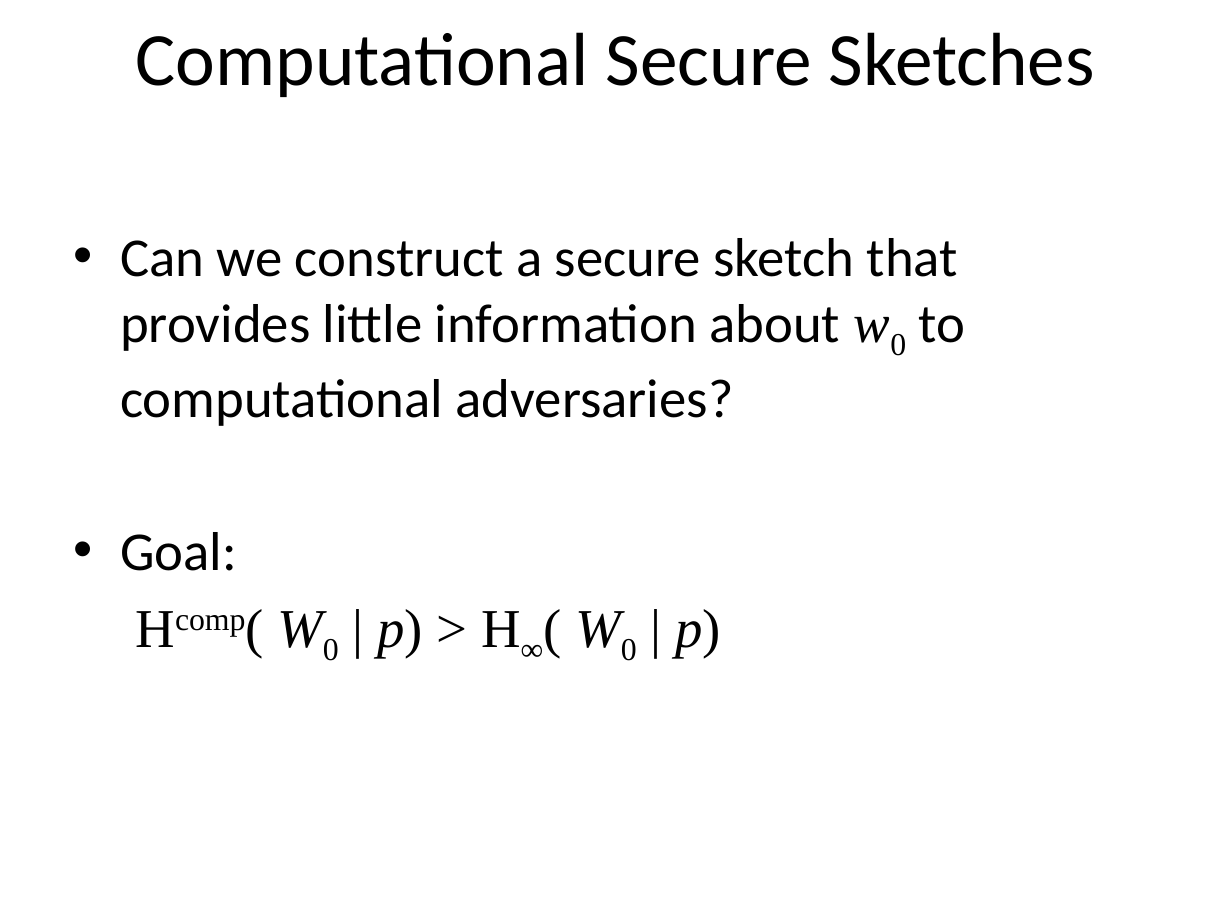
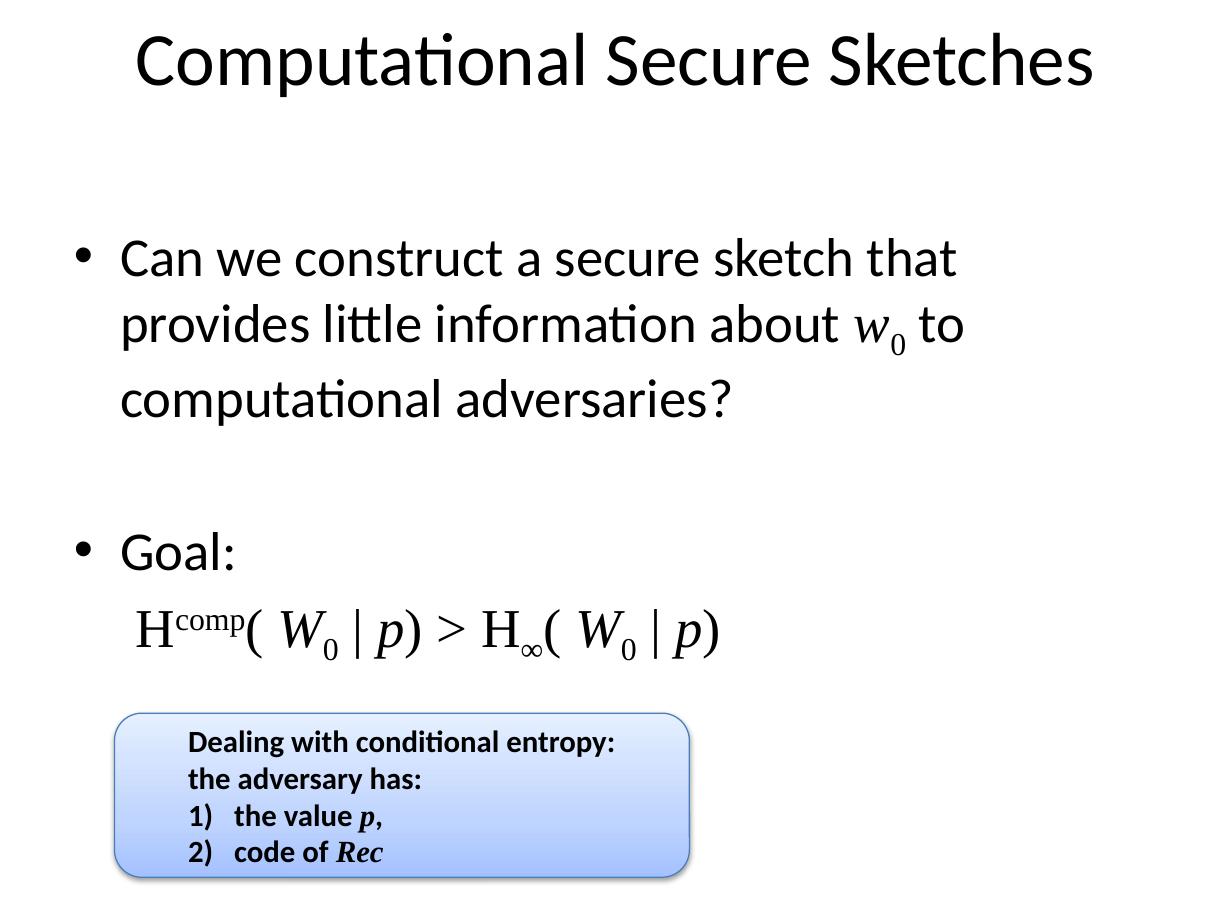
Before and after one commit to xianruimeng/comp-fuzzy-ext, a slide deck: slide 13 of ComputationalFuzzyExtractors.pptx. Drawn at 1232x924 pixels with LibreOffice and Linux fonts; fonts in the diff are those of the drawing. Boxes give left, top, right and bottom in pixels: in the first picture for what was removed or moved away, otherwise in the second. Text is boxed around its words. In the diff, an @@ line names an element or a change of style, - is before the commit and + after.

```diff
--- a/ComputationalFuzzyExtractors.pptx
+++ b/ComputationalFuzzyExtractors.pptx
@@ rounded rectangle added at <box>115,713,690,877</box>, fill gradient #A4C4FF to #BFD4FF to #E6EEFF, outline #4B7EBC 0.75 pt, 18 pt, text #000000, bold @@
+Dealing with conditional entropy:
+the adversary has:
+1) the value p,
+2) code of Rec
```
Also in this commit, not shown: 34 other slides changed, 8 slides added.
